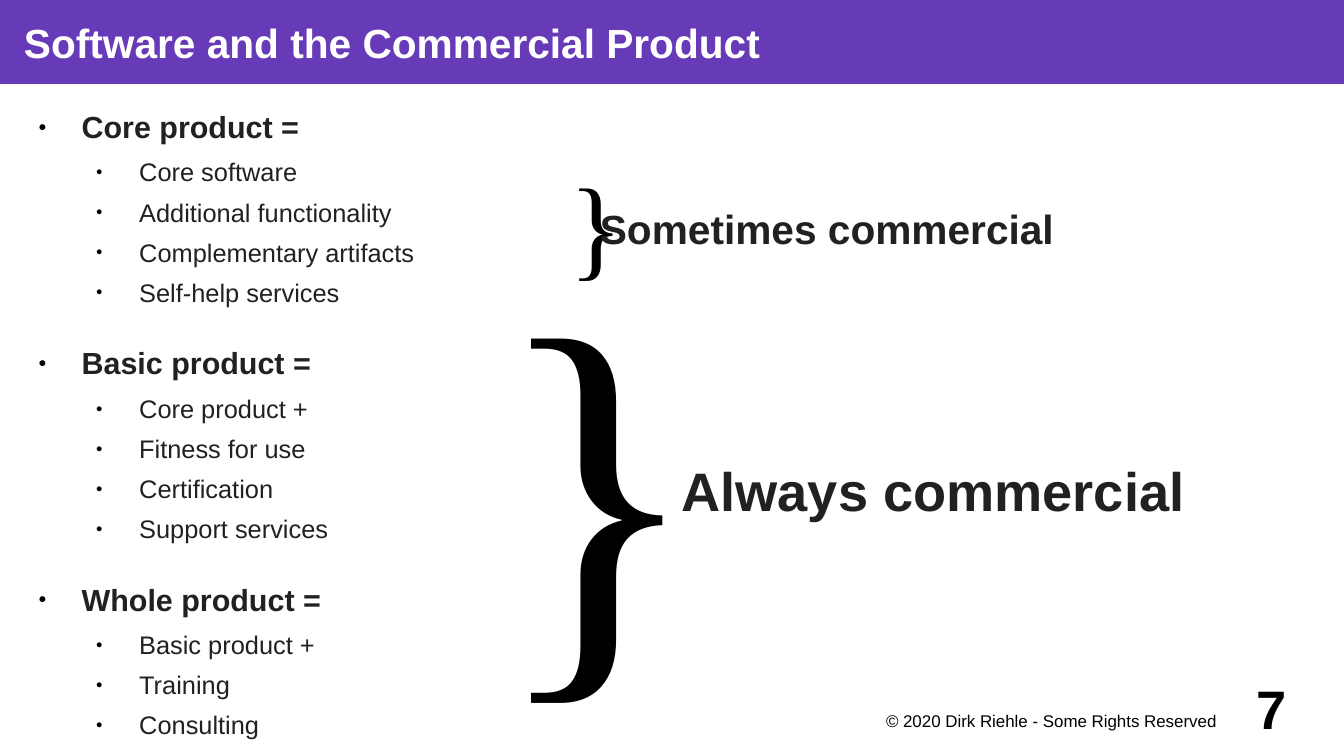
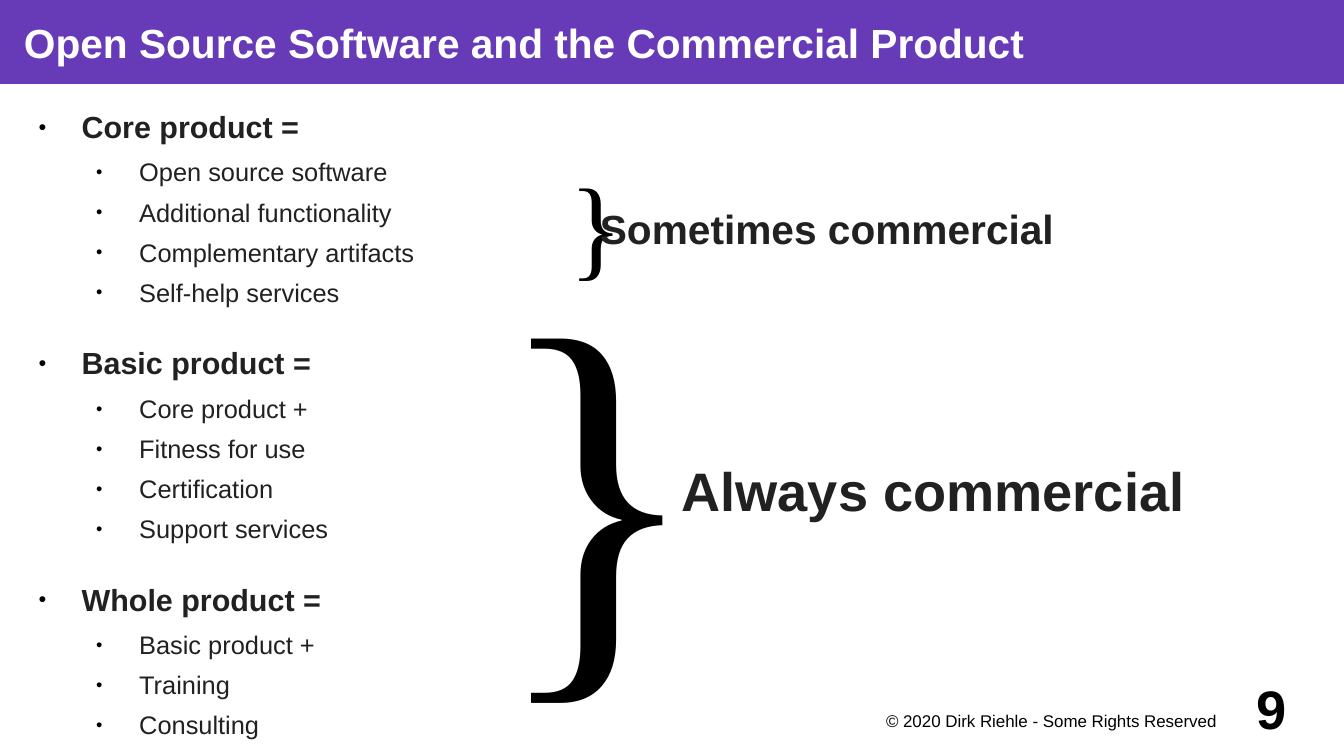
Before and after one commit to dirkriehle/coss-course, a slide deck: slide 9 of Lecture slides/COSS C03 - Commercial Open Source.odp (slide 7 before the commit). Drawn at 1344x756 pixels with LibreOffice and Linux fonts; fonts in the diff are those of the drawing. Boxes give left, top, right and bottom in pixels: in the first picture for what was removed or moved away, otherwise in the second. Text is boxed around its words. In the diff, an @@ line names an element or a change of style, - is before the commit and + after.

Commit message:
Post-talk fixes do C03 Commercial Open Source

```diff
--- a/Lecture slides/COSS C03 - Commercial Open Source.odp
+++ b/Lecture slides/COSS C03 - Commercial Open Source.odp
@@ title at <box>24,28,1023,65</box>: text changed @@
-Software and the Commercial Product
+Open Source Software and the Commercial Product
@@ text at <box>139,162,388,187</box>: text changed @@
-  ● Core software
+  ● Open source software
@@ page number at <box>1257,691,1287,730</box>: text changed @@
-7
+9
```
Also in this commit, not shown: 20 other slides changed, 3 slides removed, 2 other files.
